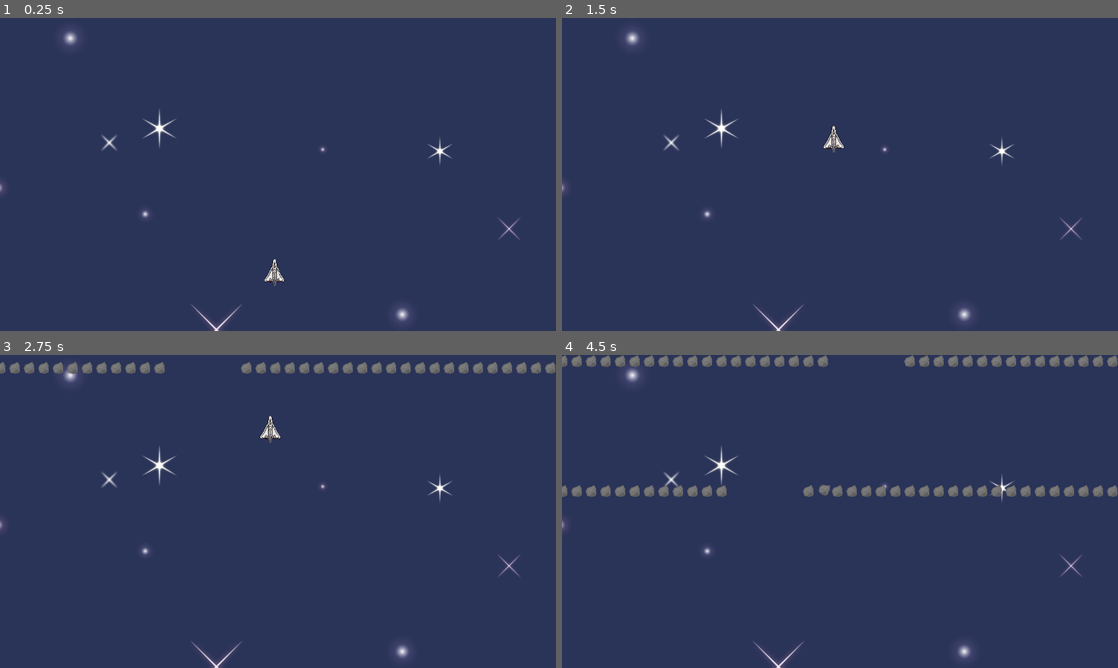
Above: before the commit, frames 1-4 (two rows, left to right).
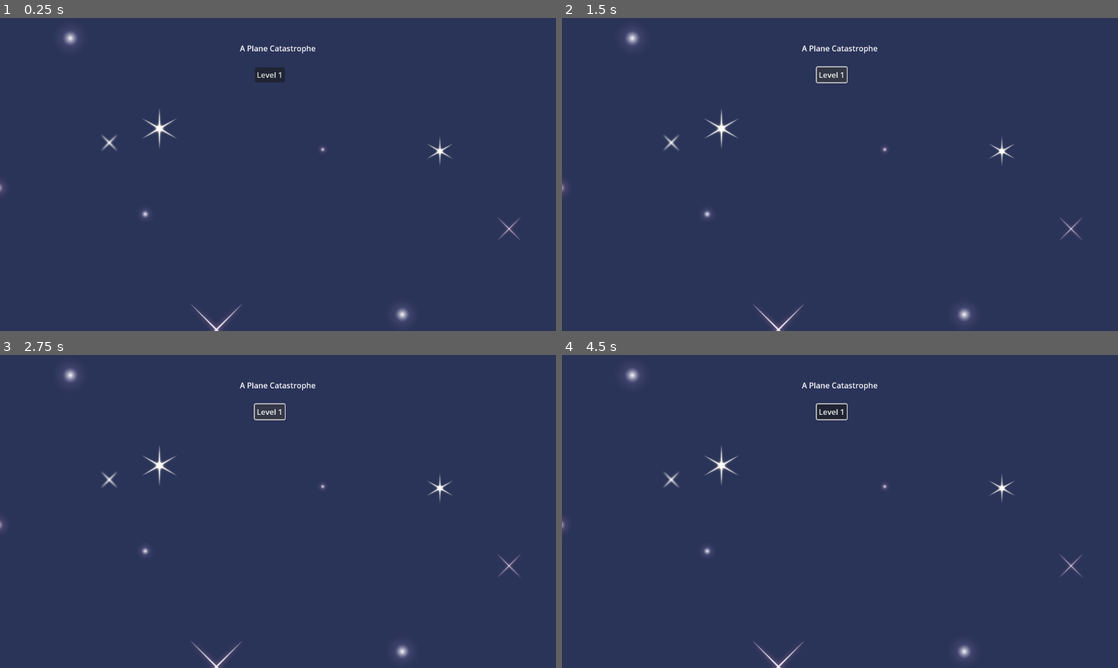
Above: after the commit, the same moments.

Repository: Joel-Singh/a-plain-catastrophe
Game: Godot game, scene res://scenes/MainMenu.tscn
Two runs of this game, one before a commit and one after it. Both use one fixed random seed, a clock stepped at 60 frames per second and the inputs below. Before the commit the project starts from res://scenes/levels/level1/level1.tscn.
Inputs (mouse positions are in pixels of both pictures, inside the frame that each line leads up to):
- Up to frame 1 (0.25 s): no input
- Up to frame 2 (1.5 s): click (834, 74) at 0.5 s, where only the run after the commit has a clickable "Level 1"; click (834, 74) at 1.25 s, where only the run after the commit has a clickable "Level 1"
- Up to frame 3 (2.75 s): click (272, 411) at 2 s, where only the run after the commit has a clickable "Level 1"
- Up to frame 4 (4.5 s): move the mouse to (962, 495) at 2.77 s; move the mouse to (728, 527) at 3.52 s; move the mouse to (895, 442) at 4.27 s

The runs differ from the first frame. In frame 1, 0.5% of the frame differs, in the area x 43-57%, y 8-86%; in frame 2, 0.4%; in frame 3, 2.2%; in frame 4, 4.1%, in the area x 0-100%, y 0-46%.
Error after the commit: Invalid call. Nonexistent function 'change_scene_to_file' in base 'Window'. (res://scenes/MainMenu.gd:17)

Commit message:
Change level 1 scene to main menu

Diff:
--- a/project.godot
+++ b/project.godot
@@ -11,7 +11,7 @@
 [application]
 
 config/name="a-plain-catastrophe"
-run/main_scene="res://scenes/levels/level1/level1.tscn"
+run/main_scene="res://scenes/MainMenu.tscn"
 config/features=PackedStringArray("4.2", "Forward Plus")
 config/icon="res://icon.svg"
 
